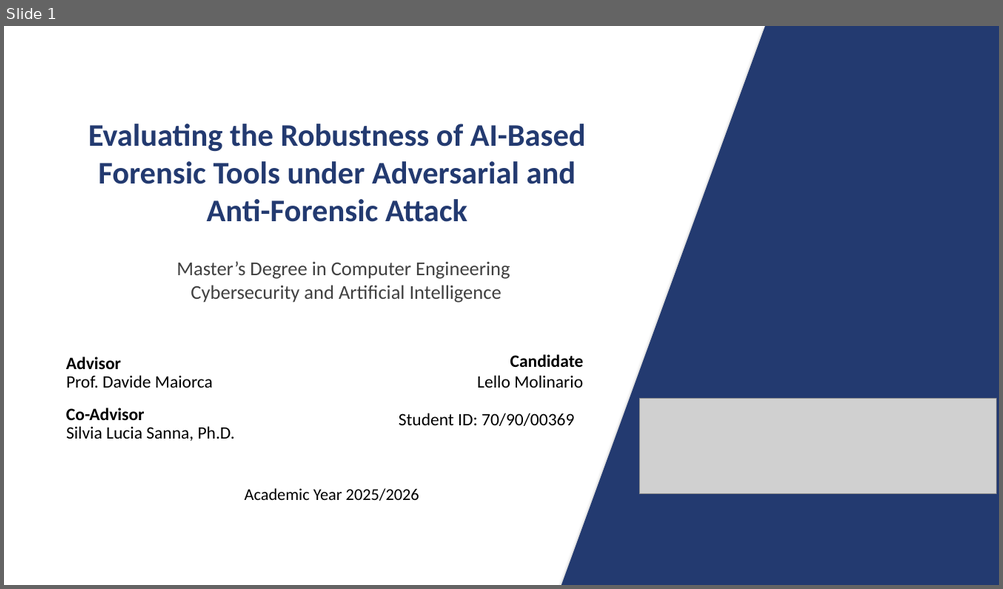
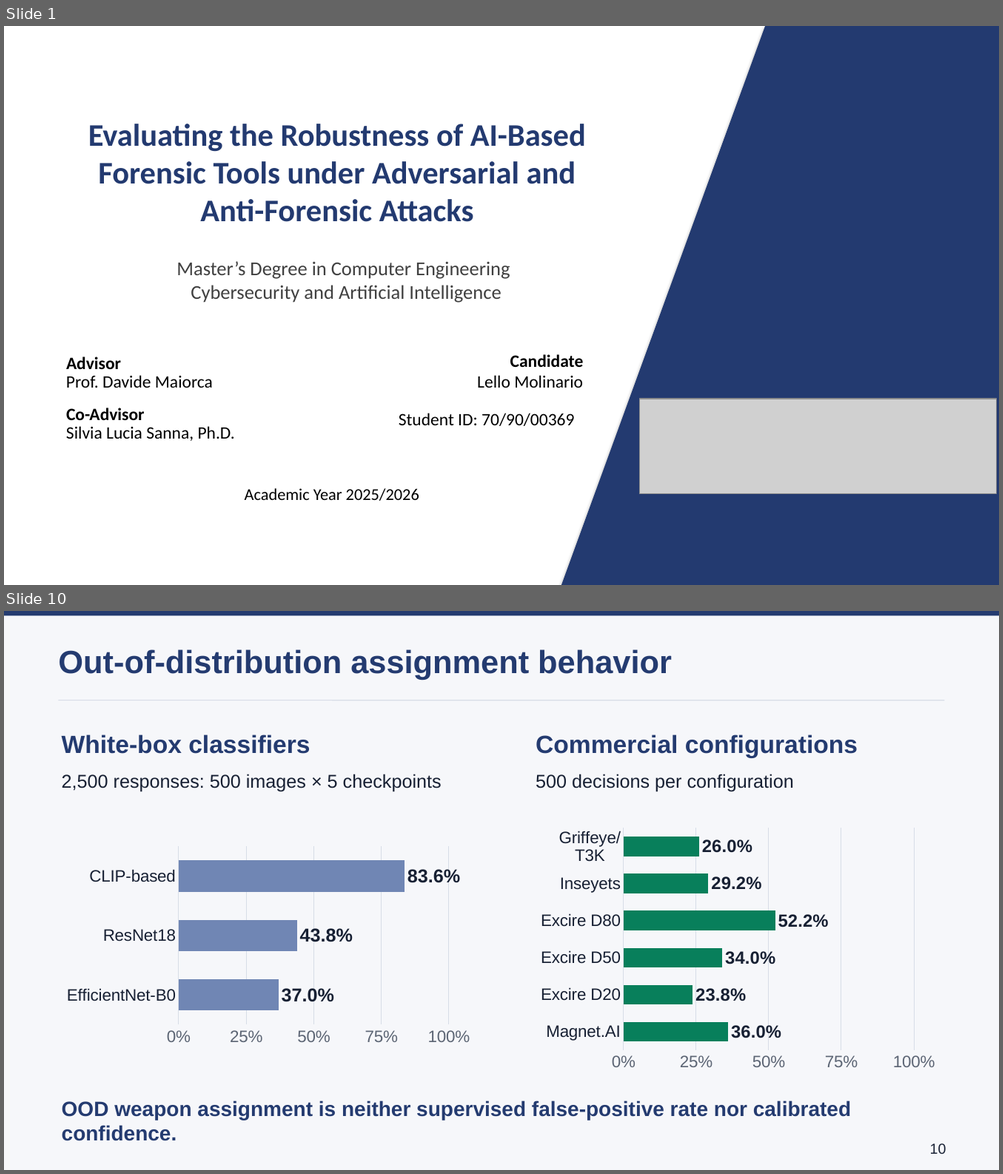
Before and after one commit to lmolinario/Molinario_Thesis_Defense_2026, a slide deck: Molinario_Thesis_Defense_2026.pptx. Shown one above the other, each under a label of ours: slide 1 before the commit, slides 1 and 10 after it; the slides between them are not shown. The pictures are 1003x589 and 1003x1174 pixels, drawn with LibreOffice and Linux fonts; fonts in the diff are those of the drawing; grey boxes stand for pictures. Boxes give left, top, right and bottom in pixels: in the first picture for what was removed or moved away, otherwise in the second. Text is boxed around its words. In the diff, an @@ line names an element or a change of style, - is before the commit and + after.

```diff
--- a/Molinario_Thesis_Defense_2026.pptx
+++ b/Molinario_Thesis_Defense_2026.pptx
@@ slide 10 added at (4, 611, 999, 1170), background #F6F7FA @@
@@ rectangle added at (4, 611, 999, 615), fill #243B70 @@
@@ text added at (58, 649, 671, 679), 31 pt, text #243B70, bold @@
+Out-of-distribution assignment behavior
@@ line added from (59, 701) to (944, 701), #D7DDE7 0.75 pt @@
@@ text added at (62, 735, 310, 754), 24 pt, text #243B70, bold @@
+White-box classifiers
@@ text added at (535, 735, 857, 758), 24 pt, text #243B70, bold @@
+Commercial configurations
@@ text added at (62, 774, 441, 792), 18 pt, text #172033 @@
+2,500 responses: 500 images × 5 checkpoints
@@ text added at (535, 774, 794, 792), 18 pt, text #172033 @@
+500 decisions per configuration
@@ bar chart added at (532, 823, 942, 1076) @@
+categories: Magnet.AI, Excire D20, Excire D50, Excire D80, Inseyets, Griffeye/T3K
+Series 1: 0.36, 0.238, 0.34, 0.522, 0.292, 0.26
@@ bar chart added at (59, 843, 478, 1050) @@
+categories: EfficientNet-B0, ResNet18, CLIP-based
+Series 1: 0.37, 0.438, 0.836
@@ text added at (62, 1101, 851, 1142), 20 pt, text #243B70, bold @@
+OOD weapon assignment is neither supervised false-positive rate nor calibrated confidence.
@@ text added at (930, 1144, 946, 1154), 14 pt, text #172033 @@
+10
@@ slide 1 changed as well @@
@@ text at (200, 199, 474, 222): text changed @@
-Anti-Forensic Attack
+Anti-Forensic Attacks
```
Also in this commit, not shown: 1 other slide changed, 17 other slides added, 23 slides removed, 2 other files.
